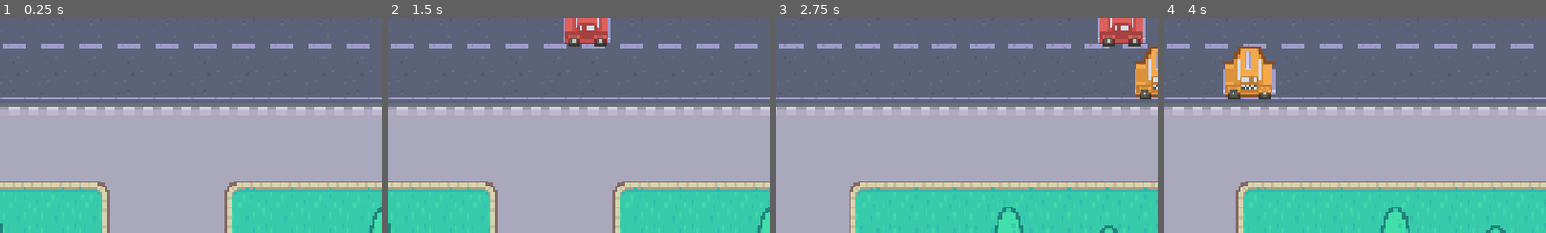
Above: before the commit, frames 1-4 (left to right).
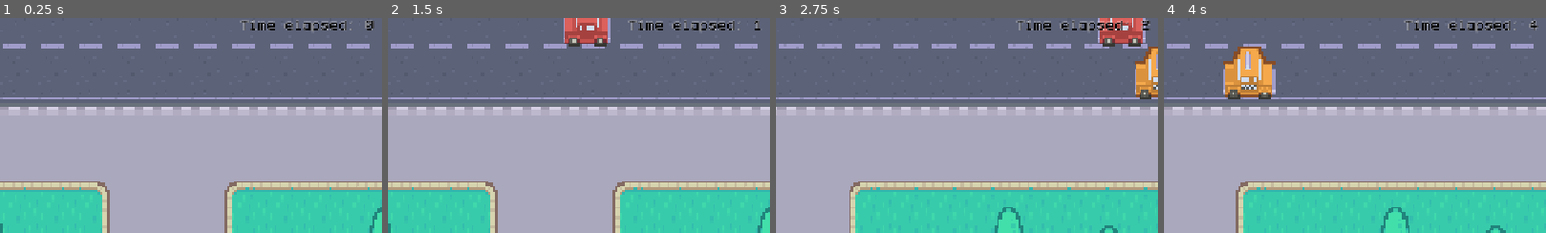
Above: after the commit, the same moments.

Repository: Dzsi-Dzsimi/Terra-project-two
Game: Godot game, scene res://scenes/game.tscn
Same seed, same stepped clock (60 frames per second), same inputs: the game is played once before the commit and once after it.
Inputs (mouse positions are % of the whole screen's width and height, from its top left):
- Up to frame 1 (0.25 s): no input
- Up to frame 2 (1.5 s): tap Enter at 0.5 s; move the mouse to (72, 45) at 0.52 s; hold D (right) 0.53-1.28 s; tap Alt at 0.6 s; click (72, 45) at 0.67 s; tap Space (jump) at 0.77 s; move the mouse to (30, 55) at 1.27 s; hold Down (down) from 1.28 s (still down); tap Shift at 1.35 s
- Up to frame 3 (2.75 s): tap Space (jump) at 1.52 s; move the mouse to (60, 28) at 2.02 s; release Down (down) at 2.03 s; hold D (right) from 2.03 s (still down); tap Alt at 2.1 s
- Up to frame 4 (4 s): move the mouse to (45, 70) at 2.77 s; release D (right) at 2.78 s; hold W (up) 2.78-3.53 s; tap Shift at 2.85 s; click (45, 70) at 2.92 s; tap Space (jump) at 3.02, 3.77 s; move the mouse to (80, 65) at 3.52 s; hold A (left) from 3.53 s (still down); tap Alt at 3.6 s
The pictures show only the part of the screen within x 6-56%, y 0-50%; the shares and areas given below are measured in that part.

The runs differ from the first frame. In frame 1, 0.8% of the frame differs, in the area x 62-98%, y 0-7%; in frame 2, 0.7%; in frame 3, 0.8%; in frame 4, 0.8%.

Commit message:
made the ui elements (basic start on them)

Diff:
--- /dev/null
+++ b/terra-second/node_2d.tscn
@@ -0,0 +1,41 @@
+[gd_scene format=3 uid="uid://d345m4th35jfr"]
+
+[ext_resource type="Texture2D" uid="uid://ded8huv3lr1a7" path="res://graphics/cars/yellow.png" id="1_wtcfe"]
+[ext_resource type="Texture2D" uid="uid://ocjfhrelwysu" path="res://graphics/cars/red.png" id="2_0e48y"]
+
+[sub_resource type="RectangleShape2D" id="RectangleShape2D_g4v7s"]
+
+[sub_resource type="RectangleShape2D" id="RectangleShape2D_yf5fn"]
+
+[node name="Node2D" type="Node2D" unique_id=1613621643]
+
+[node name="Area2D" type="Area2D" parent="." unique_id=1113541467]
+
+[node name="Yellow" type="Sprite2D" parent="Area2D" unique_id=2067735927]
+position = Vector2(100, 120)
+texture = ExtResource("1_wtcfe")
+
+[node name="CollisionShape2D" type="CollisionShape2D" parent="Area2D" unique_id=275852382]
+position = Vector2(99, 122)
+shape = SubResource("RectangleShape2D_g4v7s")
+
+[node name="StaticBody2D" type="StaticBody2D" parent="." unique_id=1086141828]
+position = Vector2(166, 30)
+
+[node name="CollisionShape2D2" type="CollisionShape2D" parent="StaticBody2D" unique_id=1544348444]
+position = Vector2(-3, 4)
+shape = SubResource("RectangleShape2D_g4v7s")
+
+[node name="Yellow2" type="Sprite2D" parent="StaticBody2D" unique_id=1041027365]
+position = Vector2(-2, 2)
+texture = ExtResource("1_wtcfe")
+
+[node name="StaticBody2D2" type="StaticBody2D" parent="." unique_id=1676646158]
+
+[node name="Red" type="Sprite2D" parent="StaticBody2D2" unique_id=1142549939]
+position = Vector2(191, 199)
+texture = ExtResource("2_0e48y")
+
+[node name="CollisionShape2D" type="CollisionShape2D" parent="StaticBody2D2" unique_id=534406068]
+position = Vector2(191, 200)
+shape = SubResource("RectangleShape2D_yf5fn")
--- a/terra-second/scenes/car.gd
+++ b/terra-second/scenes/car.gd
@@ -8,7 +8,7 @@
 	if position.x < 0:
 		direction.x = 1
 		$Sprite2D.flip_h = true
-		print("car direction")
+		# print("car direction")
 	$Sprite2D.texture = colours.pick_random()
 
 func _process(delta: float) -> void:
--- a/terra-second/scenes/game.tscn
+++ b/terra-second/scenes/game.tscn
@@ -23,6 +23,8 @@
 [ext_resource type="Texture2D" uid="uid://cxutqp0hti8vw" path="res://graphics/objects/bench.png" id="21_37s47"]
 [ext_resource type="Texture2D" uid="uid://c5iy3tuxd0vaw" path="res://graphics/objects/barrier.png" id="22_bt5mj"]
 [ext_resource type="Texture2D" uid="uid://dxciltwc3sgll" path="res://graphics/objects/house2.png" id="23_bt5mj"]
+[ext_resource type="FontFile" uid="uid://hqpa84d2dqvp" path="res://fonts/Better VCR 9.0.1.ttf" id="24_e1j6l"]
+[ext_resource type="Script" uid="uid://gc3fe0iuxkhn" path="res://scenes/label.gd" id="25_pl11u"]
 
 [sub_resource type="RectangleShape2D" id="RectangleShape2D_g4v7s"]
 size = Vector2(20, 640)
@@ -158,6 +160,9 @@
 wait_time = 0.2
 autostart = true
 
+[node name="ElapsedTimer" type="Timer" parent="Timer" unique_id=1509879662]
+autostart = true
+
 [node name="Objects" type="Node2D" parent="." unique_id=1372221445]
 y_sort_enabled = true
 
@@ -535,5 +540,24 @@
 [node name="Marker2D9" type="Marker2D" parent="CarStartPositions" unique_id=150615548]
 position = Vector2(-199, -114)
 
+[node name="CanvasLayer" type="CanvasLayer" parent="." unique_id=2077301863]
+
+[node name="Label" type="Label" parent="CanvasLayer" unique_id=1814986693]
+anchors_preset = 5
+anchor_left = 0.5
+anchor_right = 0.5
+offset_left = -166.25
+offset_right = 166.25
+offset_bottom = 55.0
+grow_horizontal = 2
+theme_override_colors/font_color = Color(0, 0, 0, 1)
+theme_override_colors/font_outline_color = Color(1, 1, 1, 1)
+theme_override_constants/outline_size = 2
+theme_override_fonts/font = ExtResource("24_e1j6l")
+theme_override_font_sizes/font_size = 20
+text = "Time elapsed: 0"
+script = ExtResource("25_pl11u")
+
 [connection signal="body_entered" from="Borders/FinishArea2D" to="." method="_on_finish_area_entered"]
 [connection signal="timeout" from="Timer/CarTimer" to="." method="_on_car_timer_timeout"]
+[connection signal="timeout" from="Timer/ElapsedTimer" to="CanvasLayer/Label" method="_on_elapsed_timer_timeout"]
--- /dev/null
+++ b/terra-second/scenes/label.gd
@@ -0,0 +1,7 @@
+extends Label
+
+var timer: int = 0
+
+func _on_elapsed_timer_timeout() -> void:
+	timer += 1
+	text = "Time elapsed: " + str(timer)
--- /dev/null
+++ b/terra-second/scenes/title.tscn
@@ -0,0 +1,70 @@
+[gd_scene format=3 uid="uid://biibmr25d7nqi"]
+
+[ext_resource type="FontFile" uid="uid://cnredbe6uqgcv" path="res://fonts/PeaberryDoublespace.woff2" id="1_4ignj"]
+[ext_resource type="Texture2D" uid="uid://bkgrir378horu" path="res://graphics/player/player_simple.png" id="2_wosw1"]
+
+[node name="Title" type="Control" unique_id=386927762]
+layout_mode = 3
+anchors_preset = 15
+anchor_right = 1.0
+anchor_bottom = 1.0
+grow_horizontal = 2
+grow_vertical = 2
+
+[node name="ColorRect" type="ColorRect" parent="." unique_id=885988510]
+layout_mode = 1
+anchors_preset = -1
+anchor_right = 1.0
+anchor_bottom = 1.0
+grow_horizontal = 2
+grow_vertical = 2
+color = Color(0.3882353, 0.23529412, 0.39607844, 1)
+
+[node name="Label" type="Label" parent="." unique_id=781891718]
+layout_mode = 1
+anchors_preset = -1
+anchor_left = 0.5
+anchor_top = 0.5
+anchor_right = 0.5
+anchor_bottom = 0.5
+offset_left = -359.0
+offset_top = -70.0
+offset_right = 359.0
+offset_bottom = -250.0
+grow_horizontal = 2
+grow_vertical = 2
+theme_override_fonts/font = ExtResource("1_4ignj")
+theme_override_font_sizes/font_size = 140
+text = "Car game"
+
+[node name="TextureRect" type="TextureRect" parent="." unique_id=2085459870]
+layout_mode = 1
+anchors_preset = 8
+anchor_left = 0.5
+anchor_top = 0.5
+anchor_right = 0.5
+anchor_bottom = 0.5
+offset_left = -50.0
+offset_top = -50.0
+offset_right = 50.0
+offset_bottom = 50.0
+grow_horizontal = 2
+grow_vertical = 2
+texture = ExtResource("2_wosw1")
+
+[node name="Label2" type="Label" parent="." unique_id=278892864]
+layout_mode = 1
+anchors_preset = -1
+anchor_left = 0.5
+anchor_top = 0.5
+anchor_right = 0.5
+anchor_bottom = 0.5
+offset_left = -59.0
+offset_top = 329.0
+offset_right = 59.0
+offset_bottom = 11.5
+grow_horizontal = 2
+grow_vertical = 2
+theme_override_fonts/font = ExtResource("1_4ignj")
+theme_override_font_sizes/font_size = 50
+text = "High score: 123"
Binary file added: terra-second/fonts/PeaberryDoublespace.woff2
Not shown, added: terra-second/fonts/PeaberryDoublespace.woff2.import
Not shown, added: terra-second/scenes/label.gd.uid
Not shown, added: terra-second/fonts/nice pixel font.zip
